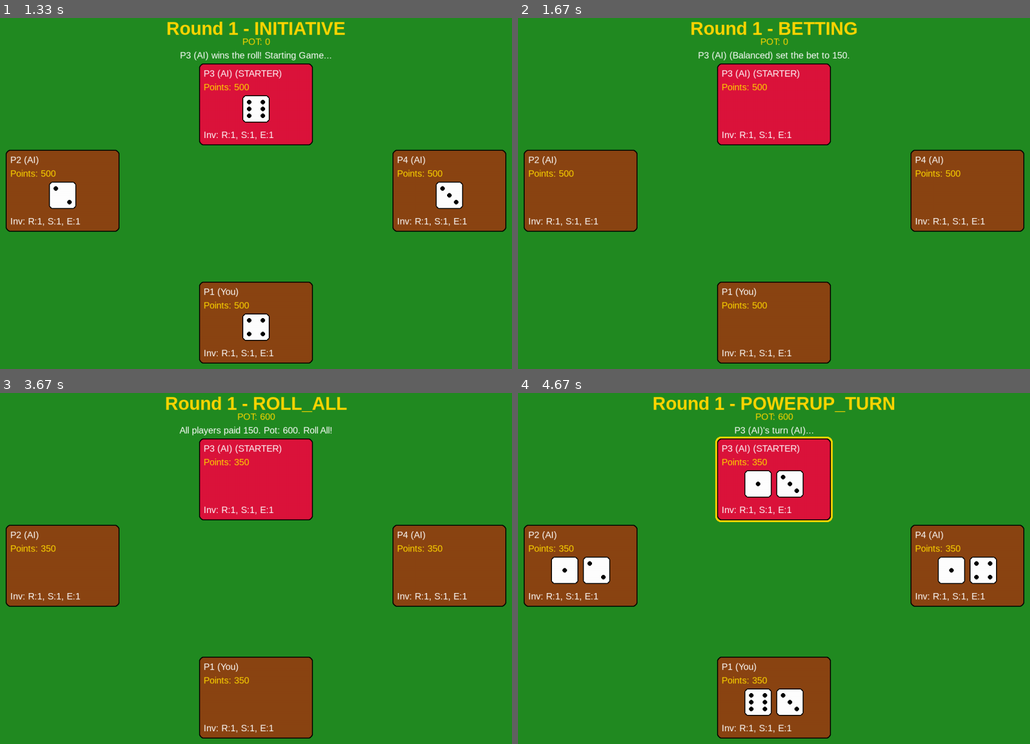
Above: before the commit, frames 1-4 (two rows, left to right).
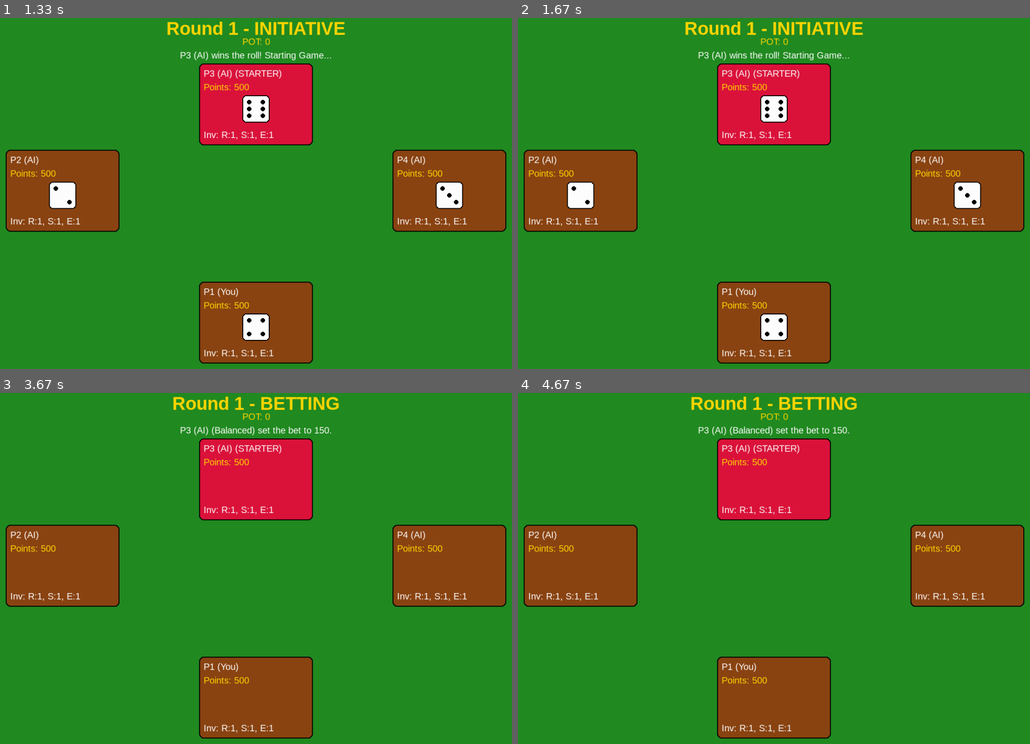
Above: after the commit, the same moments.

Repository: codingwithroman/pygame_softeng
Game: pygame game, started from main.py
The game is run twice, just before and just after one commit, with the same random seed, the same clock (stepped at 60 frames per second) and the same inputs.
Inputs:
- Up to frame 1 (1.33 s): no input
- Up to frame 2 (1.67 s): no input
- Up to frame 3 (3.67 s): click "Inv: R:1, S:1, E:1" at 2.38 s
- Up to frame 4 (4.67 s): no input

Frame 1 is identical in both runs. In frame 2, 2.7% of the frame differs, in the area x 9-91%, y 1-93%; in frame 3, 1.3%; in frame 4, 5.4%, in the area x 6-94%, y 1-93%.

Commit message:
Step 10: UX Refinement and Pace Control

Diff:
--- a/main.py
+++ b/main.py
@@ -78,13 +78,13 @@
         if len(highest_players) > 1:
             self.tied_players = highest_players
             self.message = f"Tie! {', '.join([p.name for p in highest_players])} roll again!"
-            self.state_timer = 90
+            self.state_timer = 150
         else:
             self.starter = highest_players[0]
             for p in self.players: p.is_starter = False
             self.starter.is_starter = True
             self.message = f"{self.starter.name} wins the roll! Starting Game..."
-            self.state_timer = 90
+            self.state_timer = 150
 
     def start_betting(self):
         self.state = STATE_BETTING
@@ -104,7 +104,7 @@
                 self.current_bet = 50
 
             self.message = f"{self.starter.name} ({self.starter.personality}) set the bet to {self.current_bet}."
-            self.state_timer = 120
+            self.state_timer = 180
         else:
             self.message = f"Your turn! Set the bet (Table Cap: {table_cap})"
             # Buttons will be created in draw/handled in event loop
@@ -150,13 +150,18 @@
 
     def execute_ai_powerup(self):
         p = self.turn_order[self.current_turn_idx]
+        if not p: return
         my_score = sum(p.dice)
         active_opponents = [o for o in self.get_active_players() if o != p]
-        if not active_opponents: return
+        if not active_opponents:
+            self.current_turn_idx += 1
+            self.prepare_powerup_turn()
+            return
 
         best_opp = max(active_opponents, key=lambda x: sum(x.dice))
         opp_score = sum(best_opp.dice)
         used = False
+        choice = "Pass"
 
         if self.round == 10:
             # Last round: use anything to win
@@ -165,6 +170,7 @@
                     if pt == "Swap" and max(best_opp.dice) <= min(p.dice): continue
                     if self.use_powerup(p, pt):
                         used = True
+                        choice = pt
                         break
         else:
             if p.personality == "Aggressive":
@@ -172,32 +178,41 @@
                 if p.has_powerup("Extra Die") and len(p.dice) < 3:
                     self.use_powerup(p, "Extra Die")
                     used = True
+                    choice = "Extra Die"
                 elif p.has_powerup("Reroll") and my_score < 10:
                     self.use_powerup(p, "Reroll")
                     used = True
+                    choice = "Reroll"
             elif p.personality == "Balanced":
                 # Balanced uses if losing or round >= 7
                 if my_score <= opp_score or self.round >= 7:
                     if p.has_powerup("Swap") and max(best_opp.dice) > min(p.dice):
                         self.use_powerup(p, "Swap")
                         used = True
+                        choice = "Swap"
                     elif p.has_powerup("Extra Die") and len(p.dice) < 3:
                         self.use_powerup(p, "Extra Die")
                         used = True
+                        choice = "Extra Die"
             else: # Defensive
                 # Defensive only uses if losing by a lot (>3)
                 if opp_score - my_score > 3:
                     if p.has_powerup("Swap") and max(best_opp.dice) > min(p.dice):
                         self.use_powerup(p, "Swap")
                         used = True
+                        choice = "Swap"
                     elif p.has_powerup("Reroll") and my_score < 6:
                         self.use_powerup(p, "Reroll")
                         used = True
+                        choice = "Reroll"
 
         if not used:
             self.message = f"{p.name} ({p.personality}) passed."
+        else:
+            self.message = f"{p.name} ({p.personality}) used {choice}!"
 
         self.current_turn_idx += 1
+        self.state_timer = 180
         self.prepare_powerup_turn()
 
     def use_powerup(self, player, p_type):
@@ -238,7 +253,7 @@
         else:
             self.message = f"Tie! {', '.join([w.name for w in winners])}. Pot Rolls Over!"
 
-        self.state_timer = 180 # Show results longer
+        self.state_timer = 240 # Show results longer
 
     def end_round(self):
         # Check for busts
@@ -275,13 +290,15 @@
         p = self.turn_order[self.current_turn_idx]
         if p.is_ai:
             self.message = f"{p.name} is shopping (AI)..."
-            self.state_timer = 60 # Delay for AI shop
+            self.state_timer = 180 # Delay for AI shop
         else:
             self.message = f"Your turn! Buy items (Min 50 pts reserve)."
 
-    def execute_ai_shop(self):
+    def execute_ai_shop_turn(self):
         p = self.turn_order[self.current_turn_idx]
+        if not p: return
         bought = False
+        item_name = ""
 
         # Priority based on personality
         if p.personality == "Aggressive":
@@ -295,8 +312,10 @@
             # Buy if has < 2 and can afford
             if p.inventory.get(name, 0) < 2:
                 if p.buy_item(name, cost):
-                    self.message = f"{p.name} ({p.personality}) bought {name}."
+                    self.message = f"{p.name} ({p.personality}) bought {name}!"
+                    self.state_timer = 150
                     bought = True
+                    item_name = name
                     break
 
         if not bought:
@@ -337,7 +356,7 @@
                 elif self.state == STATE_SHOP:
                     p = self.turn_order[self.current_turn_idx]
                     if p.is_ai:
-                        self.execute_ai_shop()
+                        self.execute_ai_shop_turn()
 
     def handle_click(self, pos):
         if self.state == STATE_BETTING and not self.starter.is_ai:
